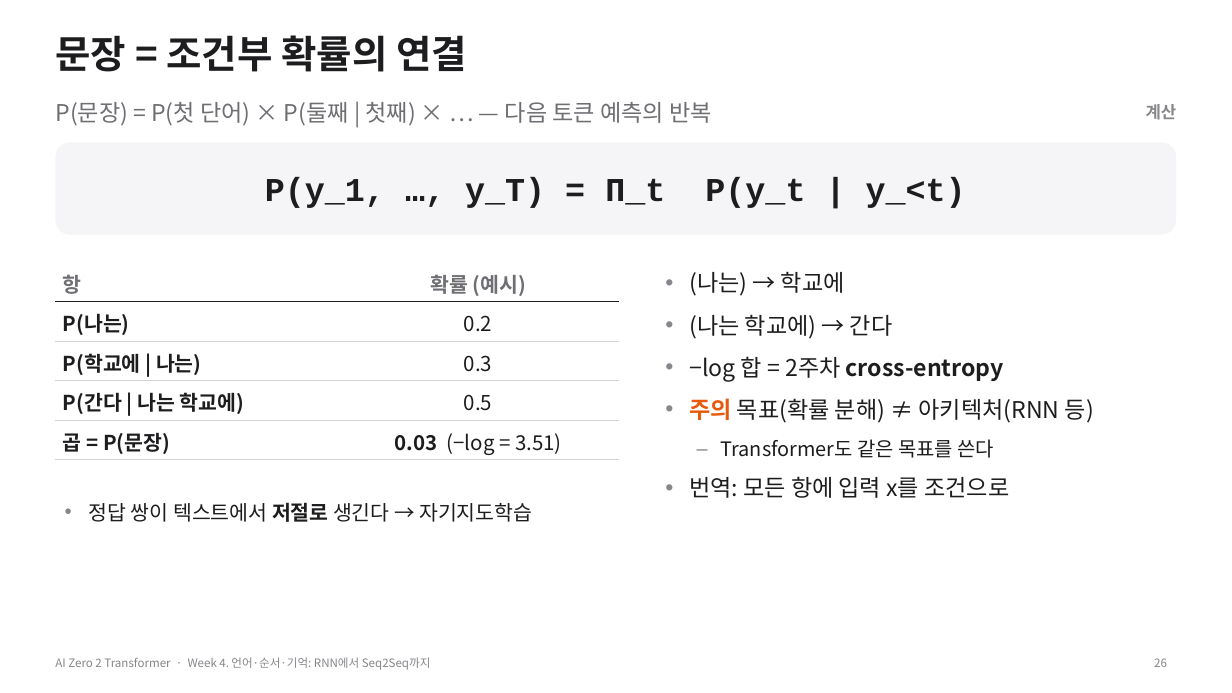
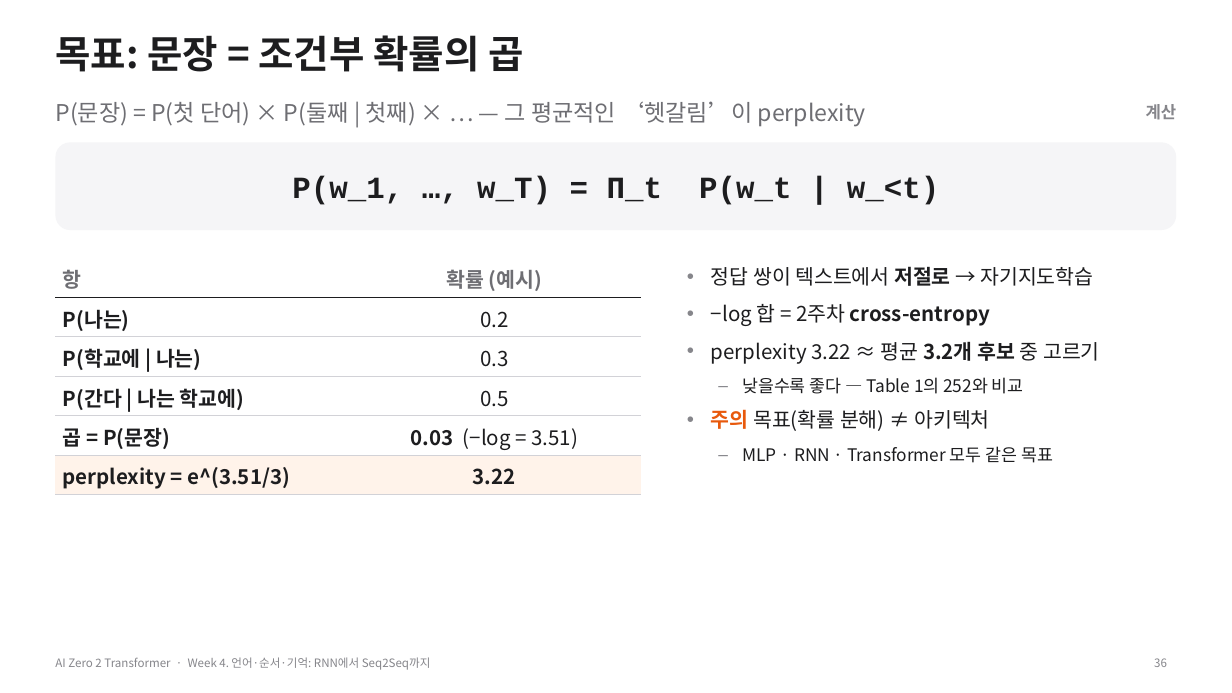
Before and after one commit to myunhh/AI-Zero-2-Transformers, a slide deck: slide 36 of lectures/week04_rnn_lstm_seq2seq.pptx (slide 26 before the commit). Drawn at 1232x693 pixels with LibreOffice and Linux fonts; fonts in the diff are those of the drawing. Boxes give left, top, right and bottom in pixels: in the first picture for what was removed or moved away, otherwise in the second. Text is boxed around its words. In the diff, an @@ line names an element or a change of style, - is before the commit and + after.

```diff
--- a/lectures/week04_rnn_lstm_seq2seq.pptx
+++ b/lectures/week04_rnn_lstm_seq2seq.pptx
@@ title at <box>55,35,524,72</box>: text changed @@
-문장 = 조건부 확률의 연결
+목표: 문장 = 조건부 확률의 곱
@@ text at <box>55,101,866,126</box>: text changed @@
-P(문장) = P(첫 단어) × P(둘째 | 첫째) × … — 다음 토큰 예측의 반복
+P(문장) = P(첫 단어) × P(둘째 | 첫째) × … — 그 평균적인 ‘헷갈림’이 perplexity
@@ rounded rectangle: place and size @@
-rounded rectangle at <box>55,142,1177,235</box>
+rounded rectangle at <box>55,142,1177,230</box>
@@ rounded rectangle at <box>55,142,1177,230</box>: proportions changed @@
@@ text at <box>292,176,939,205</box>: text changed; size 26 to 24 pt @@
-P(y_1, …, y_T) = Π_t P(y_t | y_<t)
+P(w_1, …, w_T) = Π_t P(w_t | w_<t)
@@ table at <box>55,258,641,494</box> @@
+row 6: perplexity = e^(3.51/3) | 3.22
@@ table: place and size @@
-table at <box>55,262,619,459</box>
+table at <box>55,258,641,494</box>
@@ text at <box>711,266,1100,463</box>: text changed @@
-• 정답 쌍이 텍스트에서 저절로 생긴다 → 자기지도학습
+• 정답 쌍이 텍스트에서 저절로 → 자기지도학습
+• −log 합 = 2주차 cross-entropy
+• perplexity 3.22 ≈ 평균 3.2개 후보 중 고르기
+– 낮을수록 좋다 — Table 1의 252와 비교
+• 주의 목표(확률 분해) ≠ 아키텍처
+– MLP · RNN · Transformer 모두 같은 목표
@@ text removed at <box>689,271,1094,498</box> @@
-• (나는) → 학교에
-• (나는 학교에) → 간다
-• −log 합 = 2주차 cross-entropy
-• 주의 목표(확률 분해) ≠ 아키텍처(RNN 등)
-– Transformer도 같은 목표를 쓴다
-• 번역: 모든 항에 입력 x를 조건으로
```
Also in this commit, not shown: 26 other slides changed, 29 slides added, 13 slides removed, 20 other files.
